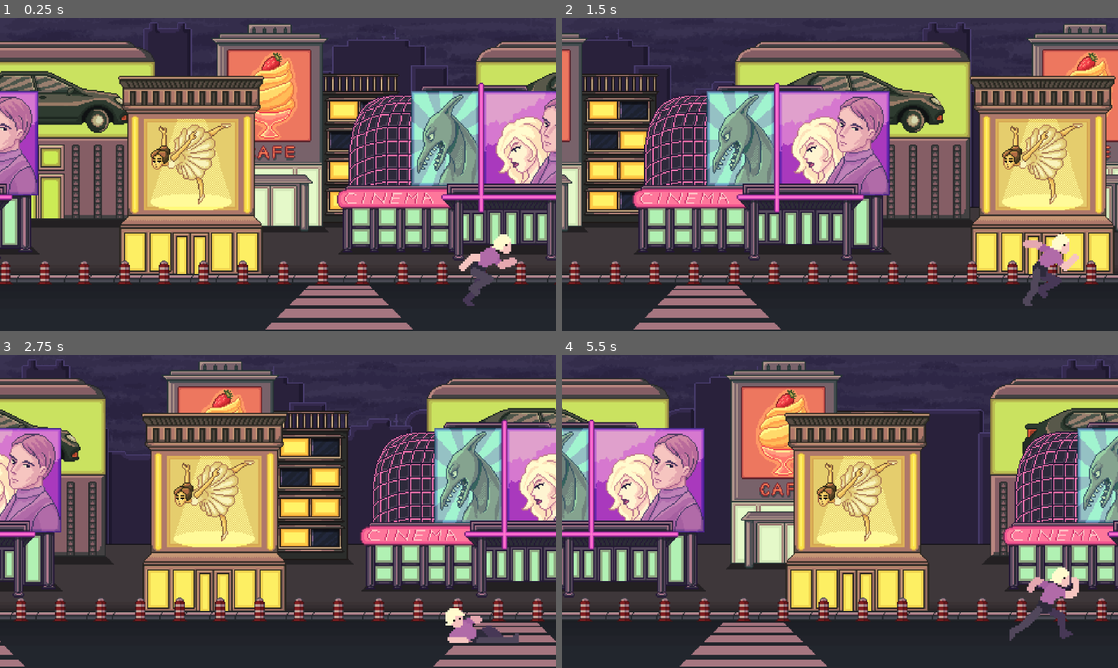
Above: before the commit, frames 1-4 (two rows, left to right).
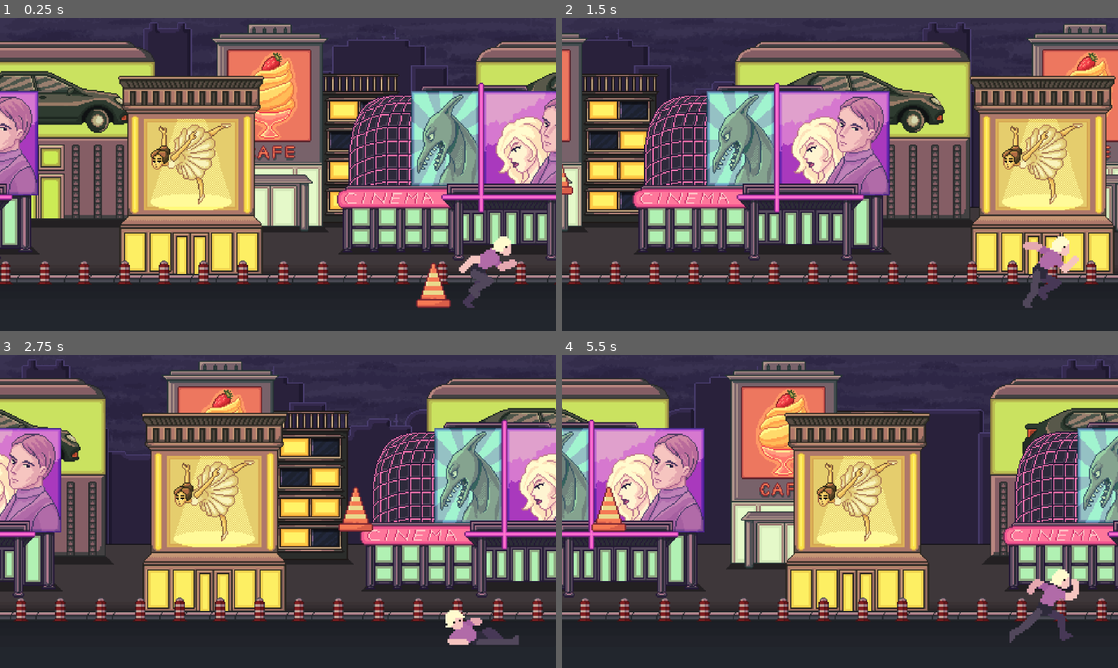
Above: after the commit, the same moments.

Repository: TLeTu/April_Fool_Game_Jam-Endless_Runner
Game: Godot game, scene res://scenes/game.tscn
Same seed, same stepped clock (60 frames per second), same inputs: the game is played once before the commit and once after it.
Inputs:
- Up to frame 1 (0.25 s): no input
- Up to frame 2 (1.5 s): tap Enter (ui_accept) at 0.5, 0.77 s
- Up to frame 3 (2.75 s): tap Enter (ui_accept) at 1.52 s; hold Down (ui_down) from 2.03 s (still down)
- Up to frame 4 (5.5 s): release Down (ui_down) at 2.78 s; tap Enter (ui_accept) at 3.02, 3.77, 4.52 s; hold Down (ui_down) 4.28-5.03 s

The runs differ from the first frame. In frame 1, 2.8% of the frame differs, in the area x 47-93%, y 69-100%; in frame 2, 2.4%; in frame 3, 2.4%; in frame 4, 2.8%, in the area x 5-93%, y 42-100%.

Commit message:
Obstacles spawning
Obstacles position  are still bugged

Diff:
--- a/_scripts/game.gd
+++ b/_scripts/game.gd
@@ -1,25 +1,63 @@
 extends Node2D
+
+var coneScene := preload("res://scenes/game/cone.tscn")
+var obstacles : Array
+var lastObs
 
 const cameraPos := Vector2i(579, 324)
 const playerPos := Vector2i(994, 468)
-const groundPos := Vector2i(514, 636)
 
 var speed : float
 const startSpeed : float = 10.0
 const maxSpeed : float = 25.0
+const speedModifier : int = 5000
+
+var groundHeight : int
+var screenSize : Vector2i
+
+var score : int
 
 func _ready() -> void:
+	score = 0
+	screenSize = get_window().size
+	groundHeight = $Ground.get_node("Sprite2D").texture.get_height()
 	new_game()
 
 func new_game():
 	$Player.position = playerPos
 	$Player.velocity = Vector2i(0, 0)
-	$Ground.position = groundPos
+	$Ground.position = Vector2i(0, 0)
 	$Camera2D.position = cameraPos
 
+func generate_obs():
+	if obstacles.is_empty():
+		var obs = coneScene.instantiate()
+		var obsHeight = obs.get_node("Sprite2D").texture.get_height()
+		var obsScale = obs.get_node("Sprite2D").scale
+		var obsX = -screenSize.x - score - 100
+		var obsY = screenSize.y - groundHeight - (obsHeight * obsScale.y / 2)
+		lastObs = obs
+		obs.position = Vector2i(obsX, obsY)
+		add_child(obs)
+		obstacles.append(obs)
+
+func _process(delta: float) -> void:
+	score += speed
+	print(score)
+	generate_obs()
+	for obs in obstacles:
+		if obs.position.x > ($Camera2D.position.x + screenSize.x):
+				remove_obs(obs)
+
 func _physics_process(delta: float) -> void:
-	speed = startSpeed
+	speed = startSpeed + score / speedModifier
+	if speed > maxSpeed:
+		speed = maxSpeed
 
 	$Player.position.x -= speed
 	$Camera2D.position.x -= speed
 	$Ground.position.x -= speed
+
+func remove_obs(obs):
+	obs.queue_free()
+	obstacles.erase(obs)
--- a/scenes/game.tscn
+++ b/scenes/game.tscn
@@ -1,9 +1,10 @@
-[gd_scene load_steps=5 format=3 uid="uid://bko2harxad0w4"]
+[gd_scene load_steps=6 format=3 uid="uid://bko2harxad0w4"]
 
 [ext_resource type="Script" uid="uid://d0v5k8liu7rbs" path="res://_scripts/game.gd" id="1_lbhrr"]
 [ext_resource type="PackedScene" uid="uid://1sufk711od4p" path="res://scenes/game/parallax_background.tscn" id="1_uwrxv"]
 [ext_resource type="PackedScene" uid="uid://g0a7nm4odskq" path="res://scenes/game/player.tscn" id="2_yqjtg"]
 [ext_resource type="PackedScene" uid="uid://d3jpo5uwovlwk" path="res://scenes/game/ground.tscn" id="3_lnu2h"]
+[ext_resource type="PackedScene" uid="uid://by7kl0q5meoo8" path="res://scenes/game/cone.tscn" id="4_lbhrr"]
 
 [node name="Game" type="Node2D"]
 script = ExtResource("1_lbhrr")
@@ -11,11 +12,12 @@
 [node name="ParallaxBackground" parent="." instance=ExtResource("1_uwrxv")]
 
 [node name="Ground" parent="." instance=ExtResource("3_lnu2h")]
-position = Vector2(514, 636)
-scale = Vector2(1, 2)
 
 [node name="Player" parent="." instance=ExtResource("2_yqjtg")]
 position = Vector2(994, 468)
 
 [node name="Camera2D" type="Camera2D" parent="."]
 position = Vector2(579, 324)
+
+[node name="Cone" parent="." instance=ExtResource("4_lbhrr")]
+position = Vector2(751, 552)
--- a/scenes/game/ground.tscn
+++ b/scenes/game/ground.tscn
@@ -1,9 +1,19 @@
-[gd_scene load_steps=2 format=3 uid="uid://d3jpo5uwovlwk"]
+[gd_scene load_steps=3 format=3 uid="uid://d3jpo5uwovlwk"]
+
+[ext_resource type="Texture2D" uid="uid://b3wanlw8lgo1" path="res://assets/img/background/city/ground.png" id="1_oyjfx"]
 
 [sub_resource type="RectangleShape2D" id="RectangleShape2D_noyrp"]
+size = Vector2(23.04, 48)
 
 [node name="Ground" type="StaticBody2D"]
 
+[node name="Sprite2D" type="Sprite2D" parent="."]
+position = Vector2(0, 600)
+scale = Vector2(0.6, 0.571429)
+texture = ExtResource("1_oyjfx")
+centered = false
+
 [node name="CollisionShape2D" type="CollisionShape2D" parent="."]
-scale = Vector2(100, 2)
+position = Vector2(576, 624)
+scale = Vector2(50, 1)
 shape = SubResource("RectangleShape2D_noyrp")
--- a/scenes/game/parallax_background.tscn
+++ b/scenes/game/parallax_background.tscn
@@ -1,11 +1,10 @@
-[gd_scene load_steps=7 format=3 uid="uid://1sufk711od4p"]
+[gd_scene load_steps=6 format=3 uid="uid://1sufk711od4p"]
 
 [ext_resource type="Texture2D" uid="uid://c1mflk1sk2sl2" path="res://assets/img/background/city/sky.png" id="1_y1mjo"]
 [ext_resource type="Texture2D" uid="uid://dsu7ske6uu330" path="res://assets/img/background/city/houses3.png" id="3_y1mjo"]
 [ext_resource type="Texture2D" uid="uid://c3o0jv28c1084" path="res://assets/img/background/city/houded2.png" id="4_y1mjo"]
 [ext_resource type="Texture2D" uid="uid://bemxuomj8jbsv" path="res://assets/img/background/city/houses1.png" id="5_y1mjo"]
 [ext_resource type="Texture2D" uid="uid://5l1p0cbug6eq" path="res://assets/img/background/city/road.png" id="6_y1mjo"]
-[ext_resource type="Texture2D" uid="uid://cmn5ytmdhx0qn" path="res://assets/img/background/city/crosswalk.png" id="7_fay3q"]
 
 [node name="ParallaxBackground" type="ParallaxBackground"]
 
@@ -63,13 +62,3 @@
 scale = Vector2(0.6, 0.6)
 texture = ExtResource("6_y1mjo")
 centered = false
-
-[node name="ParallaxLayer6" type="ParallaxLayer" parent="."]
-position = Vector2(-1152, 0)
-motion_mirroring = Vector2(1152, 0)
-
-[node name="Sprite2D" type="Sprite2D" parent="ParallaxLayer6"]
-position = Vector2(0, -3)
-scale = Vector2(0.6, 0.6)
-texture = ExtResource("7_fay3q")
-centered = false
Binary file added: assets/img/background/city/ground.png
Not shown, added: assets/img/background/city/ground.png.import
